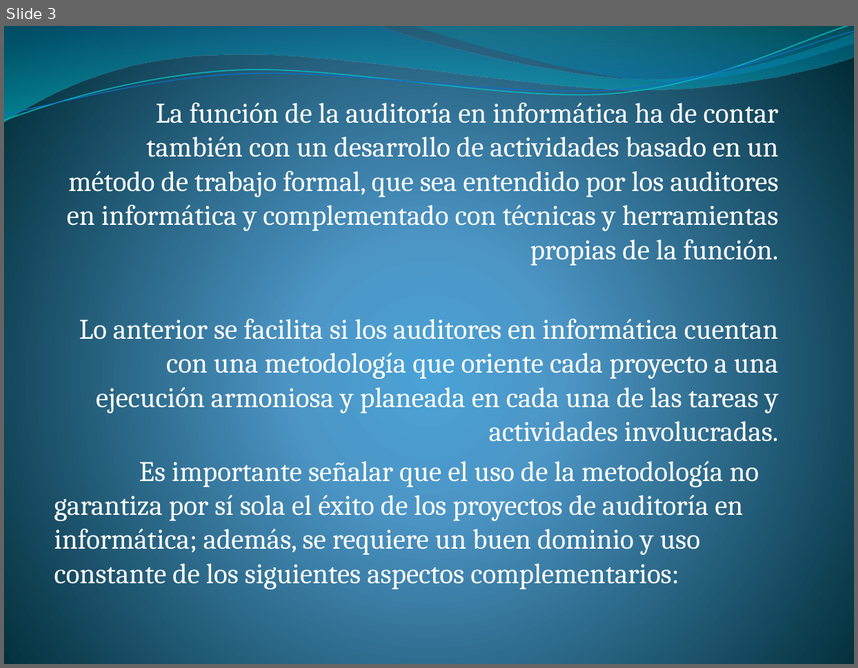
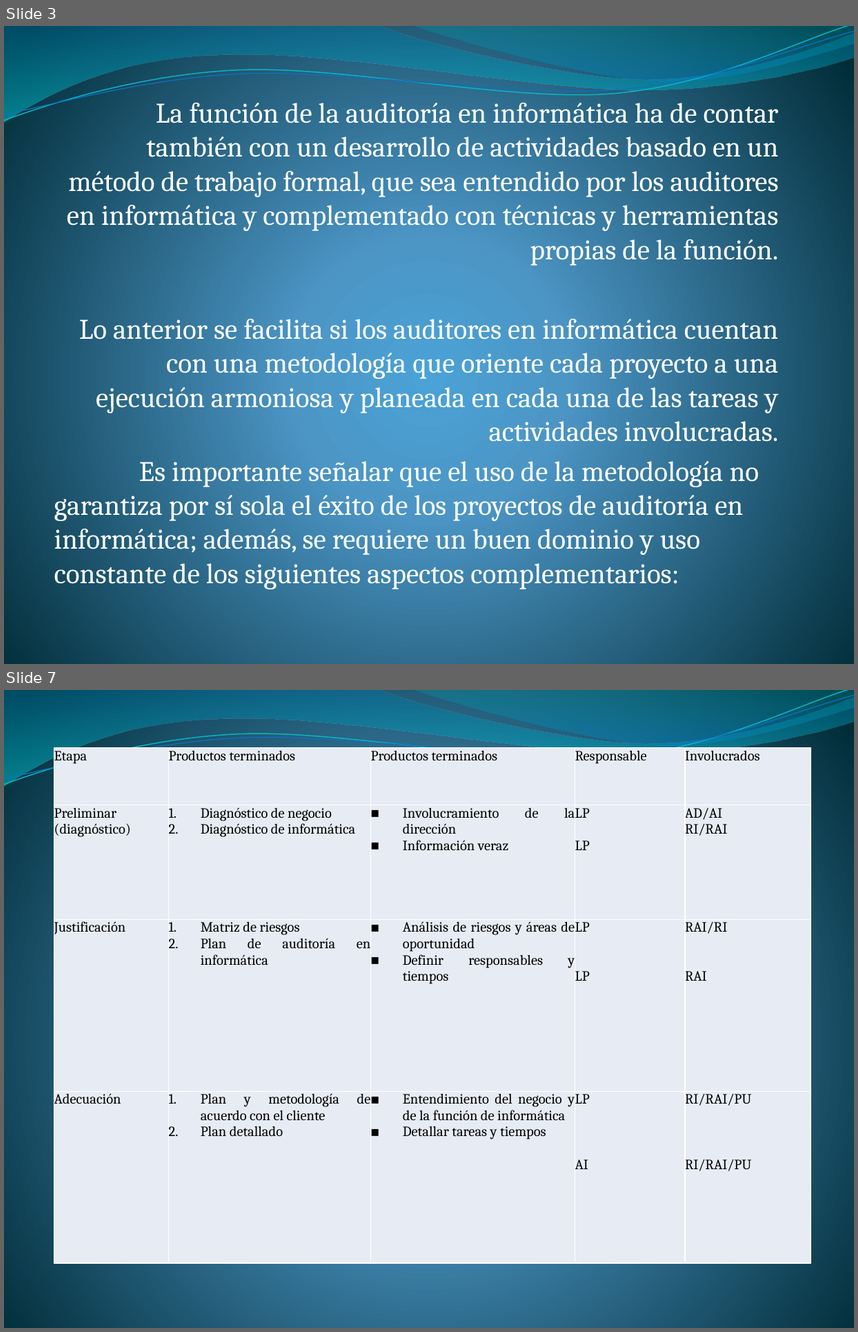
Before and after one commit to lc850/auditoria, a slide deck: Metodología para el desarrollo e implantación en la.pptx. Shown one above the other, each under a label of ours: slide 3 before the commit, slides 3 and 7 after it; the slides between them are not shown. The pictures are 858x668 and 858x1332 pixels, drawn with LibreOffice and Linux fonts; fonts in the diff are those of the drawing. Boxes give left, top, right and bottom in pixels: in the first picture for what was removed or moved away, otherwise in the second. Text is boxed around its words. In the diff, an @@ line names an element or a change of style, - is before the commit and + after.

```diff
--- a/Metodología para el desarrollo e implantación en la.pptx
+++ b/Metodología para el desarrollo e implantación en la.pptx
@@ slide 7 added at (4,690,854,1328), background gradient #4AA0D6 to #4C98C7 to #002C38; not listed: 4 template elements that a slide beside it also shows @@
@@ table added at (54,748,811,1263), 4 rows, 5 columns @@
+Etapa | Productos terminados | Productos terminados | Responsable | Involucrados
+Preliminar (diagnóstico) | Diagnóstico de negocio / Diagnóstico de informática | Involucramiento de la dirección / Información veraz | LP / LP | AD/AI / RI/RAI
+Justificación | Matriz de riesgos / Plan de auditoría en informática | Análisis de riesgos y áreas de oportunidad / Definir responsables y tiempos | LP / LP | RAI/RI / RAI
+Adecuación | Plan y metodología de acuerdo con el cliente / Plan detallado | Entendimiento del negocio y de la función de informática / Detallar tareas y tiempos | LP / AI | RI/RAI/PU / RI/RAI/PU
```
Also in this commit, not shown: 2 slides changed, 4 other slides added.
